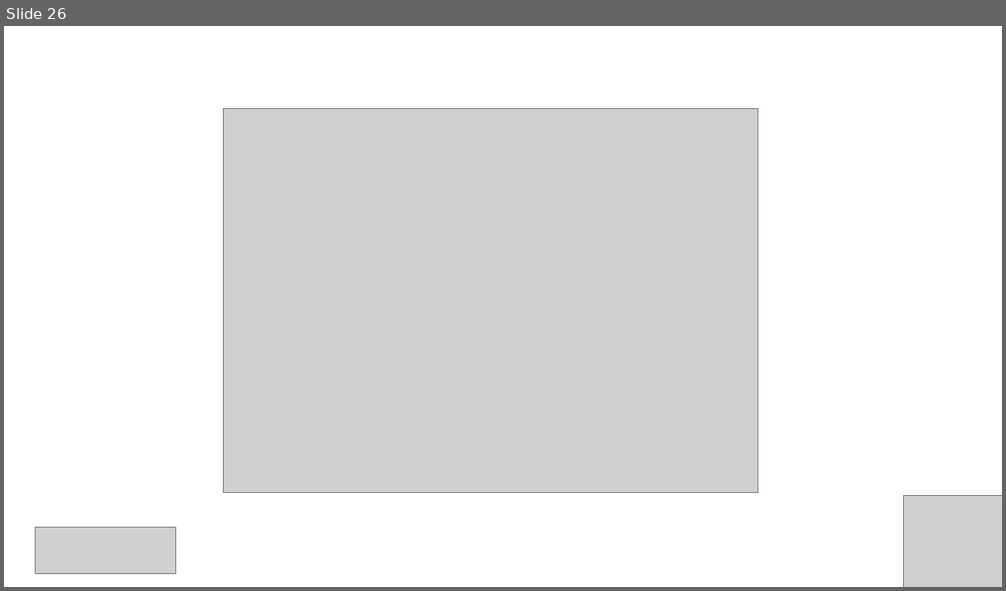
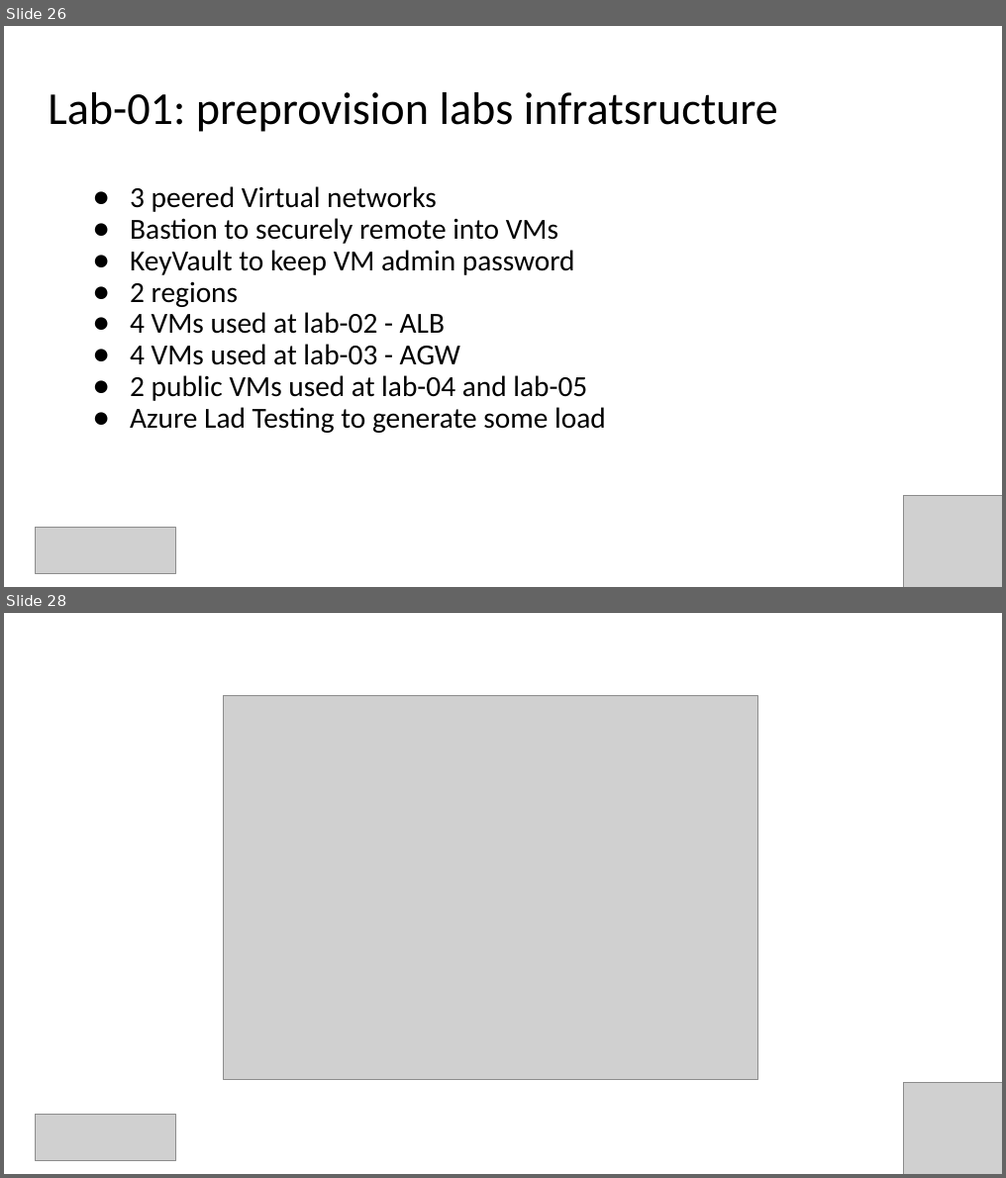
Before and after one commit to evgenyb/iac-workshops, a slide deck: azure-load-balancing-options/slides/azure-load-balancing-options.pptx. Shown one above the other, each under a label of ours: slide 26 before the commit, slides 26 and 28 after it; the slides between them are not shown. The pictures are 1006x591 and 1006x1178 pixels, drawn with LibreOffice and Linux fonts; fonts in the diff are those of the drawing; grey boxes stand for pictures. Boxes give left, top, right and bottom in pixels: in the first picture for what was removed or moved away, otherwise in the second. Text is boxed around its words. In the diff, an @@ line names an element or a change of style, - is before the commit and + after.

```diff
--- a/azure-load-balancing-options/slides/azure-load-balancing-options.pptx
+++ b/azure-load-balancing-options/slides/azure-load-balancing-options.pptx
@@ slide 26 added at box(4, 26, 1002, 587), background #FFFFFF @@
@@ title added at box(48, 92, 778, 132), 44 pt, text #000000 @@
+Lab-01: preprovision labs infratsructure
@@ text added at box(130, 186, 606, 433), 28 pt, text #000000 @@
+● 3 peered Virtual networks
+● Bastion to securely remote into VMs
+● KeyVault to keep VM admin password
+● 2 regions
+● 4 VMs used at lab-02 - ALB
+● 4 VMs used at lab-03 - AGW
+● 2 public VMs used at lab-04 and lab-05
+● Azure Lad Testing to generate some load
@@ picture added at box(904, 495, 1002, 587) @@
@@ picture added at box(35, 527, 175, 574) @@
@@ what was slide 26 is now slide 28 @@
```
Also in this commit, not shown: 1 other slide added, 2 other files.
